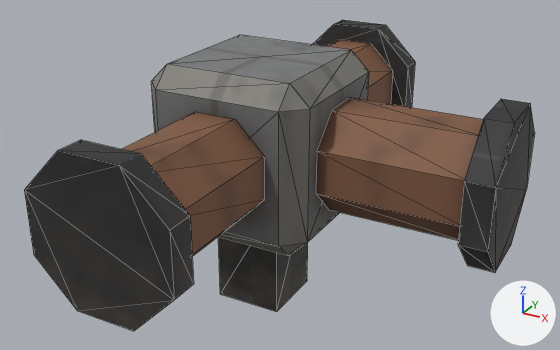
The glTF model jogo/assets/modelos/logistica/canos/cano_t.glb, before and after one commit.
The view is the same before and after, from a camera (50 mm lens) standing at (0.737, -1.269, 0.913) and looking at (0.061, -0.039, 0.298). Lighting does not change. The marker at lower right points along +X, +Y and +Z. The older version comes first. Mesh edges are drawn as thin lines. Vertices at exactly the same position are counted once.

The first picture shows 'cano_t'.
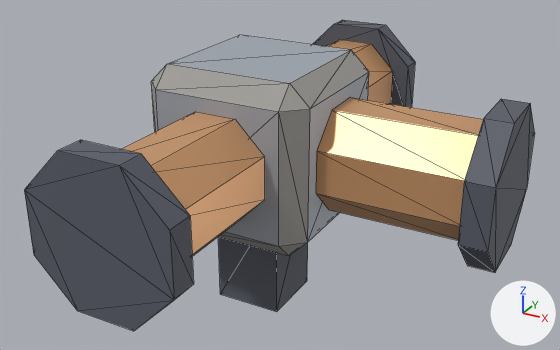
Boxes [x1, y1, x2, y2] around the edits, measured in the pictures (560 x 350 px):
'cano_t', recoloured, surface changed (lighter): [24, 20, 535, 331] in both
part 1 of me_cano_t_corpo, recoloured (lighter): [151, 50, 369, 256] in both
part 2 of me_cano_t_corpo, recoloured (lighter): [24, 140, 194, 331] in both
part 3 of me_cano_t_corpo, recoloured: [313, 20, 415, 107] in both
part 4 of me_cano_t_corpo, recoloured (lighter): [458, 99, 535, 272] in both
part 5 of me_cano_t_corpo, recoloured: [218, 237, 308, 312] in both
part 6 of me_cano_t_corpo, recoloured (grey to light grey): [156, 35, 369, 246] in both
part 7 of me_cano_t_corpo, recoloured (brown to beige): [123, 112, 265, 256] in both
part 8 of me_cano_t_corpo, recoloured (brown to beige): [327, 39, 393, 104] in both
part 9 of me_cano_t_corpo, recoloured (brown to beige): [316, 97, 483, 240] in both
part 10 of me_cano_t_corpo, surface changed (lighter): [24, 20, 535, 331] in both

What changed in the scene script:
```text
Add mat_p_concreto:
    mat_p_concreto = principled_material('P_Concreto')
    mat_p_concreto.base_color = (0.36, 0.35, 0.33)  # grey #a2a09b
    mat_p_concreto.roughness = 0.85
Add mat_p_cobre:
    mat_p_cobre = principled_material('P_Cobre')
    mat_p_cobre.base_color = (0.78, 0.42, 0.2)  # beige #e5ad7c
    mat_p_cobre.metallic = 0.5
    mat_p_cobre.roughness = 0.4
Add mat_p_metal:
    mat_p_metal = principled_material('P_Metal')
    mat_p_metal.base_color = (0.42, 0.46, 0.52)  # light grey #adb5bf
    mat_p_metal.metallic = 0.3
Add mat_p_escuro:
    mat_p_escuro = principled_material('P_Escuro')
    mat_p_escuro.base_color = (0.1, 0.11, 0.14)  # dark grey #595d69
    mat_p_escuro.roughness = 0.7
Change me_cano_t_corpo:
    where me_cano_t_corpo.from_pydata(...)  # 128 vertices, 188 faces; spans x -0.17..0.5, y -0.5..0.5, z 0.0..0.52
    used by ob_cano_t; location = (0.0, 0.0, 0.0)
    me_cano_t_corpo part 1: 32 of the faces centred in x -0.157..0.157, y -0.157..0.157, z 0.193..0.507 switch from mat_cano_t_tex (picture img_cano_t_tex) to mat_p_concreto (grey #a2a09b)
    me_cano_t_corpo part 2: 28 of the faces centred in x -0.139..0.139, y -0.5..-0.45, z 0.211..0.489 switch from mat_cano_t_tex (picture img_cano_t_tex) to mat_p_escuro (dark grey #595d69)
    me_cano_t_corpo part 3: 28 of the faces centred in x -0.139..0.139, y 0.45..0.5, z 0.211..0.489 switch from mat_cano_t_tex (picture img_cano_t_tex) to mat_p_escuro (dark grey #595d69)
    me_cano_t_corpo part 4: 28 of the faces centred in x 0.45..0.5, y -0.139..0.139, z 0.211..0.489 switch from mat_cano_t_tex (picture img_cano_t_tex) to mat_p_escuro (dark grey #595d69)
    me_cano_t_corpo part 5: 12 of the faces centred in x -0.07..0.07, y -0.07..0.07, z 0.0..0.25 switch from mat_cano_t_tex (picture img_cano_t_tex) to mat_p_escuro (dark grey #595d69)
    me_cano_t_corpo part 6: 12 of the faces centred in x -0.17..0.17, y -0.17..0.17, z 0.18..0.52 switch from mat_cano_t_tex (picture img_cano_t_tex) to mat_p_metal (light grey #adb5bf)
    me_cano_t_corpo part 7: all 16 faces centred in x -0.102..0.102, y -0.357..-0.263, z 0.248..0.452 switch from mat_cano_t_tex (picture img_cano_t_tex) to mat_p_cobre (beige #e5ad7c)
    me_cano_t_corpo part 8: all 16 faces centred in x -0.102..0.102, y 0.263..0.357, z 0.248..0.452 switch from mat_cano_t_tex (picture img_cano_t_tex) to mat_p_cobre (beige #e5ad7c)
    me_cano_t_corpo part 9: all 16 faces centred in x 0.263..0.357, y -0.102..0.102, z 0.248..0.452 switch from mat_cano_t_tex (picture img_cano_t_tex) to mat_p_cobre (beige #e5ad7c)
    me_cano_t_corpo part 10: texture (UV) coordinates of 188 of 188 faces, centred in x -0.17..0.5, y -0.5..0.5, z 0.0..0.52, changed; they spanned u 0.0..1.0, v 0.0..1.0 and now span u 0.0..0.0, v 0.0..0.0
```
